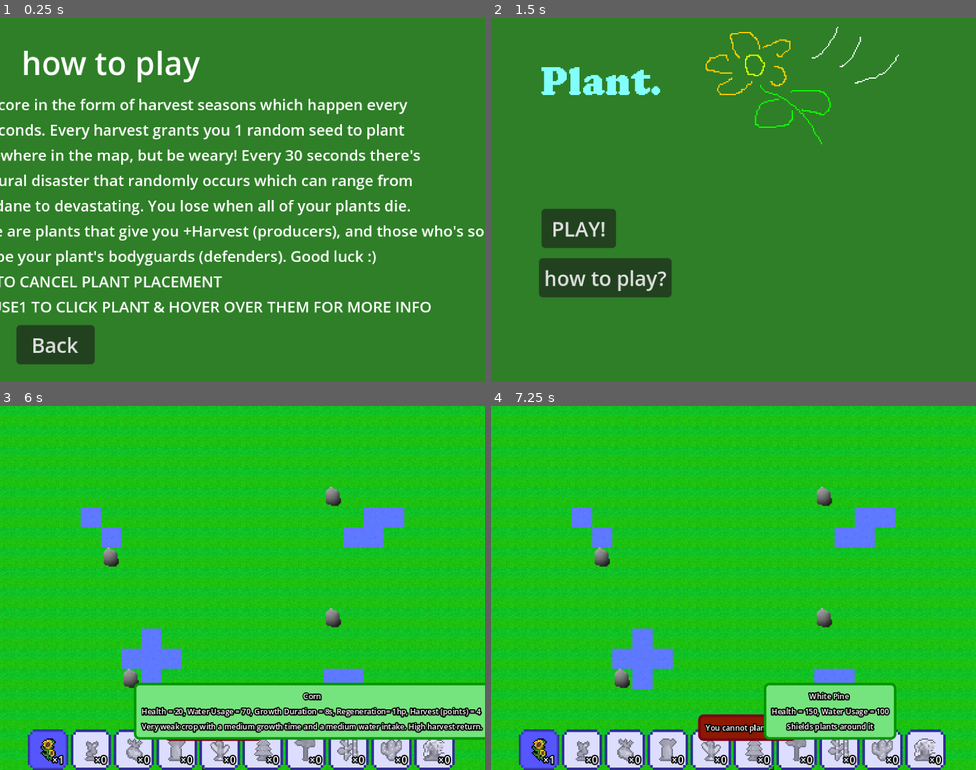
Above: before the commit, frames 1-4 (two rows, left to right).
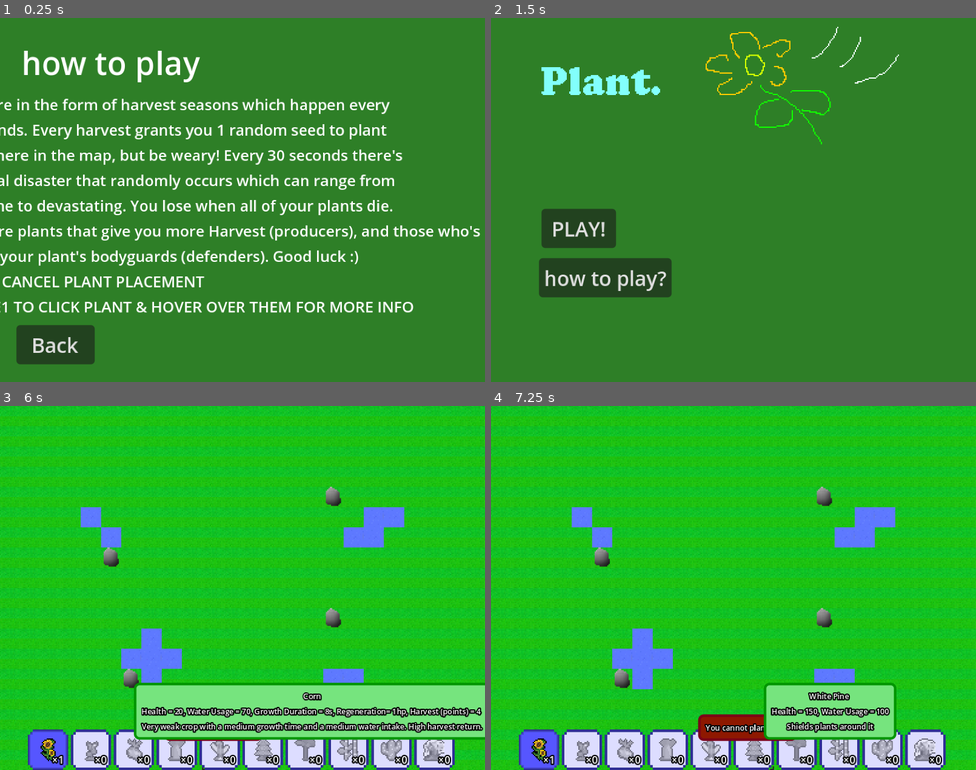
Above: after the commit, the same moments.

Repository: yehorm14/GUTS-Hackathon-2025-
Game: Godot game, scene res://scenes/tutorial.tscn
The game is run twice, just before and just after one commit, with the same random seed, the same clock (stepped at 60 frames per second) and the same inputs. This scene is started directly instead of the project's main scene.
Inputs (mouse positions are in pixels of both pictures, inside the frame that each line leads up to):
- Up to frame 1 (0.25 s): no input
- Up to frame 2 (1.5 s): tap Enter at 0.5 s; move the mouse to (840, 181) at 0.52 s; click (840, 181) at 0.67 s; click "Back" at 1.25 s
- Up to frame 3 (6 s): click "PLAY!" at 2 s; click "×1" at 2.75 s; click "×0" at 3.5 s; click "×0" at 4.25 s; click "×0" at 5 s; click "×0" at 5.75 s
- Up to frame 4 (7.25 s): click "×0" at 6.5 s

The runs differ from the first frame. In frame 1, 12% of the frame differs, in the area x 0-100%, y 22-81%; in frame 2, nothing differs; in frame 3, less than 0.1%; in frame 4, nothing differs.

Commit message:
changed tutorial wording

Diff:
--- a/scenes/tutorial.tscn
+++ b/scenes/tutorial.tscn
@@ -59,7 +59,7 @@
 somewhere in the map, but be weary! Every 30 seconds there's
 a natural disaster that randomly occurs which can range from
 mundane to devastating. You lose when all of your plants die.
-There are plants that give you +Harvest (producers), and those who's sole job
+There are plants that give you more Harvest (producers), and those who's sole job
 is to be your plant's bodyguards (defenders). Good luck :)
  ESC TO CANCEL PLANT PLACEMENT
  MOUSE1 TO CLICK PLANT & HOVER OVER THEM FOR MORE INFO"
